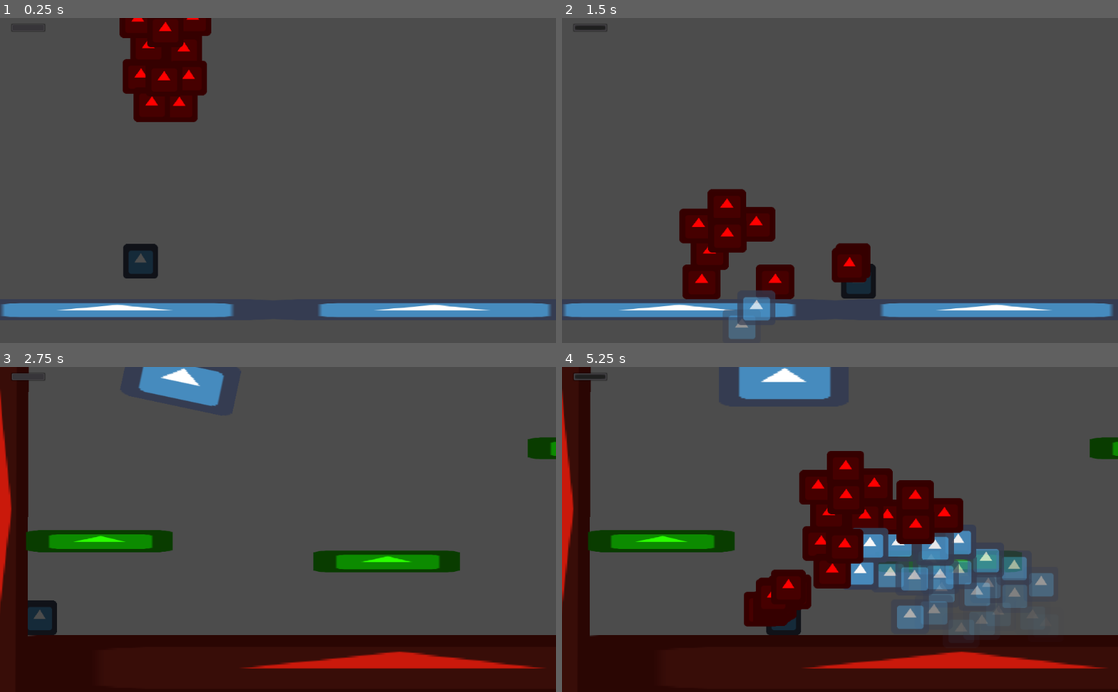
Above: before the commit, frames 1-4 (two rows, left to right).
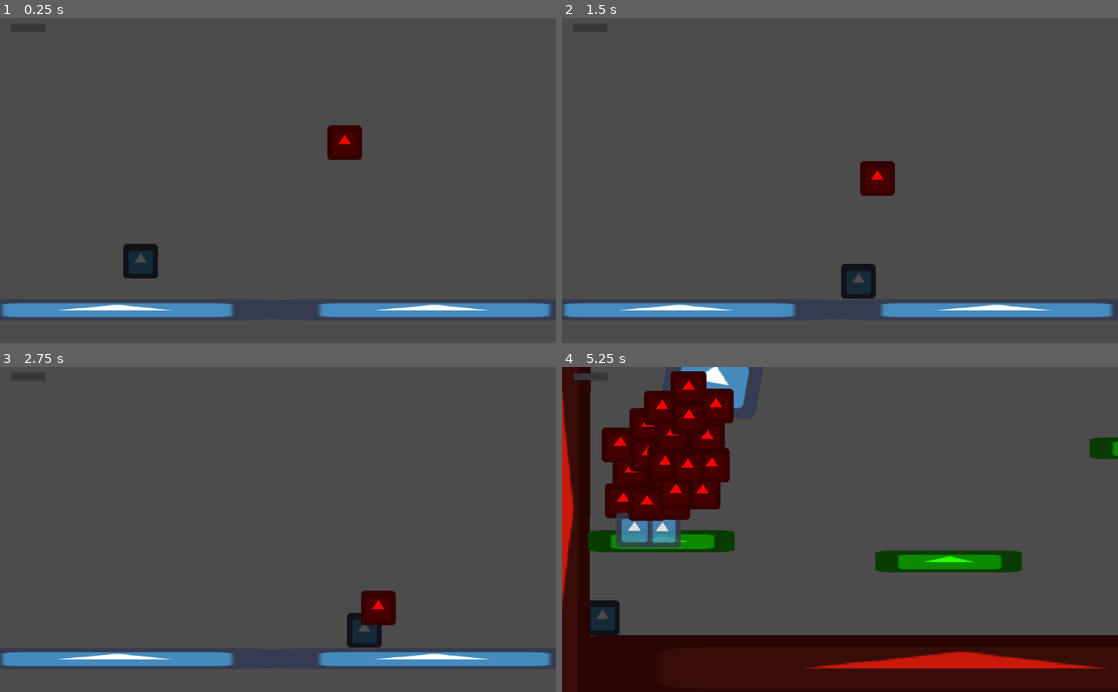
Above: after the commit, the same moments.

Repository: uspgamedev/welcome-to-your-mind
Game: Godot game, scene res://Stages/TestLevel.tscn
The game is run twice, just before and just after one commit, with the same random seed, the same clock (stepped at 60 frames per second) and the same inputs. This scene is started directly instead of the project's main scene. The engine's default icon, where the game draws it, is replaced by a stand-in: a white triangle on a blue panel in a dark square. Sound files missing from this copy of the repository are replaced by a short silence.
Inputs:
- Up to frame 1 (0.25 s): no input
- Up to frame 2 (1.5 s): hold Right (ui_right) from 0.53 s (still down); tap Up (ui_up) at 0.77 s
- Up to frame 3 (2.75 s): tap Up (ui_up) at 1.52 s; release Right (ui_right) at 2.03 s; hold Left (ui_left) from 2.03 s (still down)
- Up to frame 4 (5.25 s): release Left (ui_left) at 2.78 s; hold Right (ui_right) 2.78-4.28 s; tap Up (ui_up) at 3.02, 3.77, 4.52 s; hold Left (ui_left) 4.28-5.03 s; hold Right (ui_right) from 5.03 s (still down)

The runs differ from the first frame. In frame 1, 5.2% of the frame differs, in the area x 21-66%, y 0-44%; in frame 2, 6.4%; in frame 3, 28%, in the area x 0-100%, y 0-100%; in frame 4, 26%.

Commit message:
TriggerBad moves up when shaken off

Diff:
--- a/Stages/Depression/Enemies/TriggerBad.gd
+++ b/Stages/Depression/Enemies/TriggerBad.gd
@@ -9,9 +9,15 @@
 	var parentparent = get_parent().get_parent()
 	var pos = get_global_position()
 
+	# Removes self from Player
 	get_parent().remove_child(self)
 	set_position(pos)
 	parentparent.add_child(self)
 	$ShakenOffTimer.start()
+	set_process(true)
 	yield($ShakenOffTimer, "timeout")
+	set_process(false)
 	set_physics_process(true)
+
+func _process(delta):
+	move_and_slide(Vector2(0, -1) * SPD * delta)
--- a/Stages/Depression/Enemies/TriggerBad.tscn
+++ b/Stages/Depression/Enemies/TriggerBad.tscn
@@ -8,7 +8,7 @@
 custom_solver_bias = 0.0
 radius = 300.0
 
-[node name="TriggerBad" instance=ExtResource( 1 )]
+[node name="TriggerBad" index="0" instance=ExtResource( 1 )]
 
 script = ExtResource( 2 )
 evil = true
--- a/Stages/Depression/Enemies/TriggerBase.gd
+++ b/Stages/Depression/Enemies/TriggerBase.gd
@@ -10,6 +10,8 @@
 
 func _ready():
 	set_physics_process(false)
+	set_process(false)
+	set_process_input(false)
 
 func _physics_process(delta):
 	var target_pos = target.get_position()
--- a/Stages/Depression/Enemies/TriggerBase.tscn
+++ b/Stages/Depression/Enemies/TriggerBase.tscn
@@ -45,7 +45,7 @@
 custom_solver_bias = 0.0
 radius = 30.0
 
-[node name="TriggerBase" type="KinematicBody2D" index="0"]
+[node name="TriggerBase" type="KinematicBody2D"]
 
 z_index = 1
 input_pickable = false
--- a/Stages/TestLevel.tscn
+++ b/Stages/TestLevel.tscn
@@ -3,15 +3,15 @@
 [ext_resource path="res://Stages/TestLevel.gd" type="Script" id=1]
 [ext_resource path="res://Player/Player.tscn" type="PackedScene" id=2]
 [ext_resource path="res://icon.png" type="Texture" id=3]
-[ext_resource path="res://Stages/Depression/Enemies/TriggerWave.tscn" type="PackedScene" id=4]
-[ext_resource path="res://Stages/b423b42.wav" type="AudioStream" id=5]
+[ext_resource path="res://Stages/b423b42.wav" type="AudioStream" id=4]
+[ext_resource path="res://Stages/Depression/Enemies/TriggerBad.tscn" type="PackedScene" id=5]
 
 [sub_resource type="RectangleShape2D" id=1]
 
 custom_solver_bias = 0.0
 extents = Vector2( 300, 20 )
 
-[node name="Node" type="Node"]
+[node name="Node" type="Node" index="0"]
 
 script = ExtResource( 1 )
 
@@ -87,13 +87,9 @@
 "_edit_lock_": true
 }
 
-[node name="TriggerWave" parent="." index="2" instance=ExtResource( 4 )]
+[node name="AudioStreamPlayer2D" type="AudioStreamPlayer2D" parent="." index="2"]
 
-position = Vector2( 304.456, -19.1765 )
-
-[node name="AudioStreamPlayer2D" type="AudioStreamPlayer2D" parent="." index="3"]
-
-stream = ExtResource( 5 )
+stream = ExtResource( 4 )
 volume_db = 0.0
 pitch_scale = 1.0
 autoplay = false
@@ -105,4 +101,8 @@
 "_edit_lock_": true
 }
 
+[node name="TriggerBad" parent="." index="3" instance=ExtResource( 5 )]
+
+position = Vector2( 634.762, 227.626 )
+
 [connection signal="finished" from="AudioStreamPlayer2D" to="." method="_on_AudioStreamPlayer2D_finished"]
